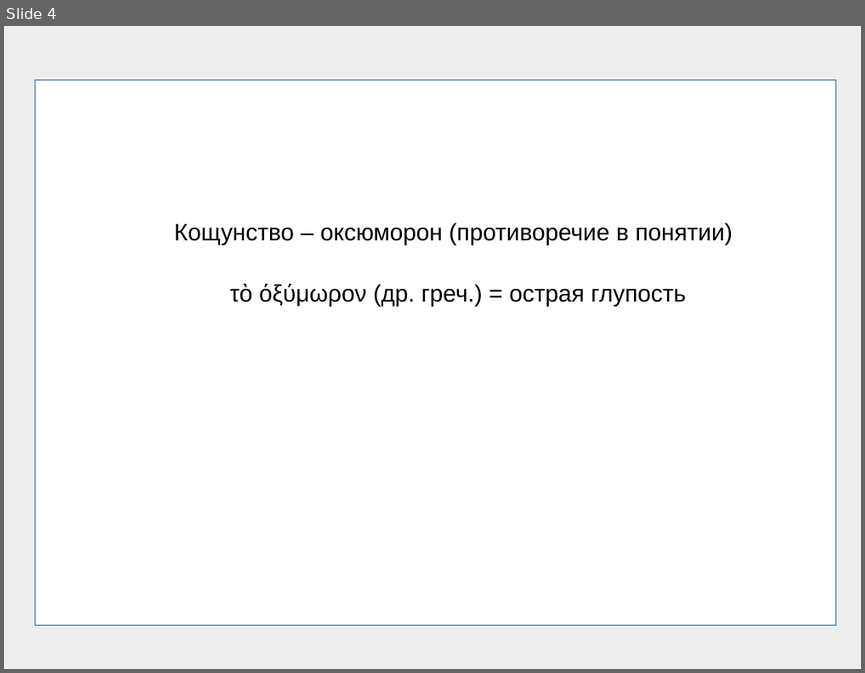
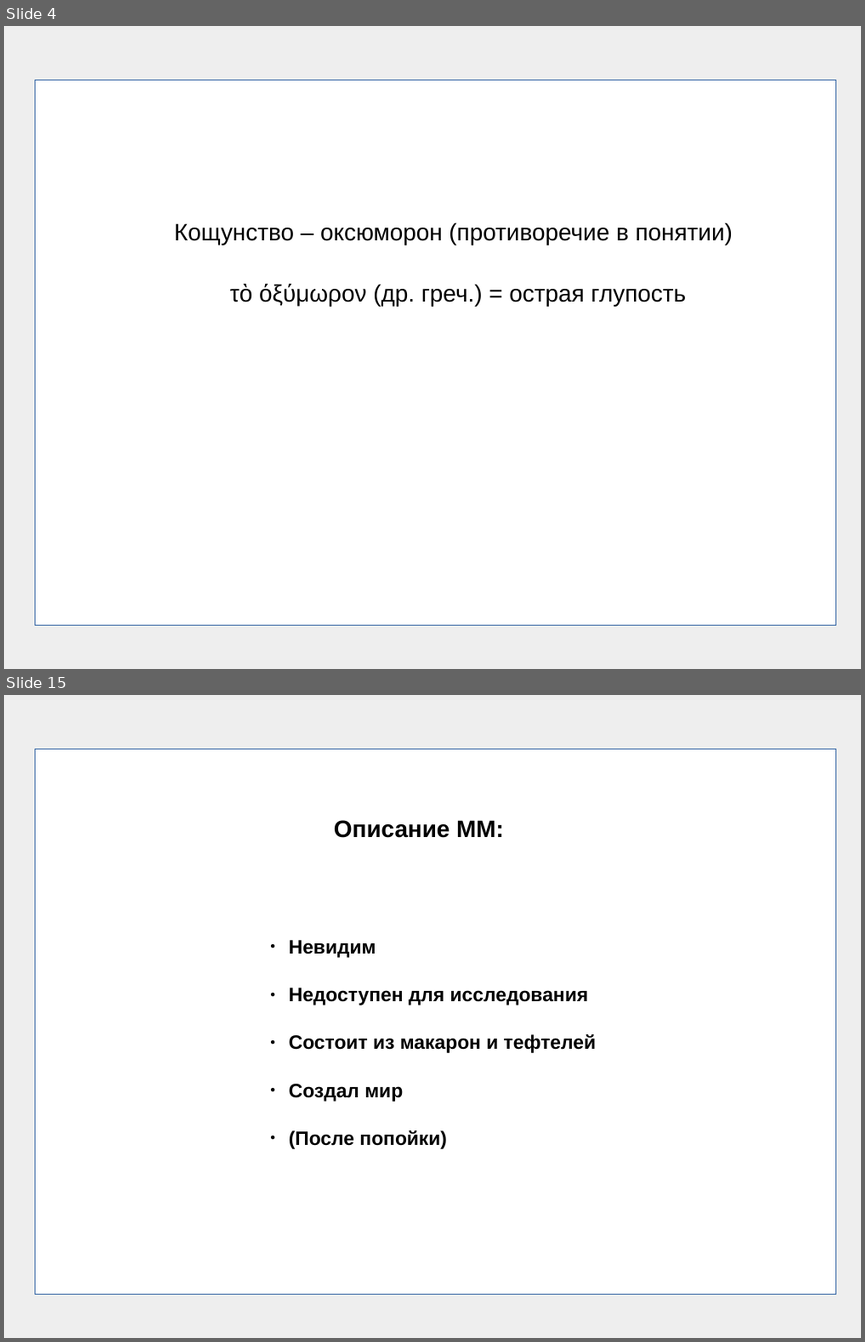
Before and after one commit to frpaul/ob, a slide deck: presentations/blasphemy01.odp. Shown one above the other, each under a label of ours: slide 4 before the commit, slides 4 and 15 after it; the slides between them are not shown. The pictures are 865x673 and 865x1342 pixels, drawn with LibreOffice and Linux fonts; fonts in the diff are those of the drawing. Boxes give left, top, right and bottom in pixels: in the first picture for what was removed or moved away, otherwise in the second. Text is boxed around its words. In the diff, an @@ line names an element or a change of style, - is before the commit and + after.

```diff
--- a/presentations/blasphemy01.odp
+++ b/presentations/blasphemy01.odp
@@ slide 15 added at bbox=[4, 695, 861, 1338], background #EEEEEE @@
@@ rectangle added at bbox=[35, 749, 836, 1293], fill #FFFFFF, outline #3465A4 0 pt @@
@@ text added at bbox=[334, 820, 504, 838], 22 pt, text #000000, bold @@
+Описание ММ:
@@ text added at bbox=[289, 940, 596, 1149], 18 pt, text #000000, bold @@
+● Невидим
+● Недоступен для исследования
+● Состоит из макарон и тефтелей
+● Создал мир
+● (После попойки)
```
Also in this commit, not shown: 3 slides changed, 10 other slides added, 2 slides removed, 5 other files.
